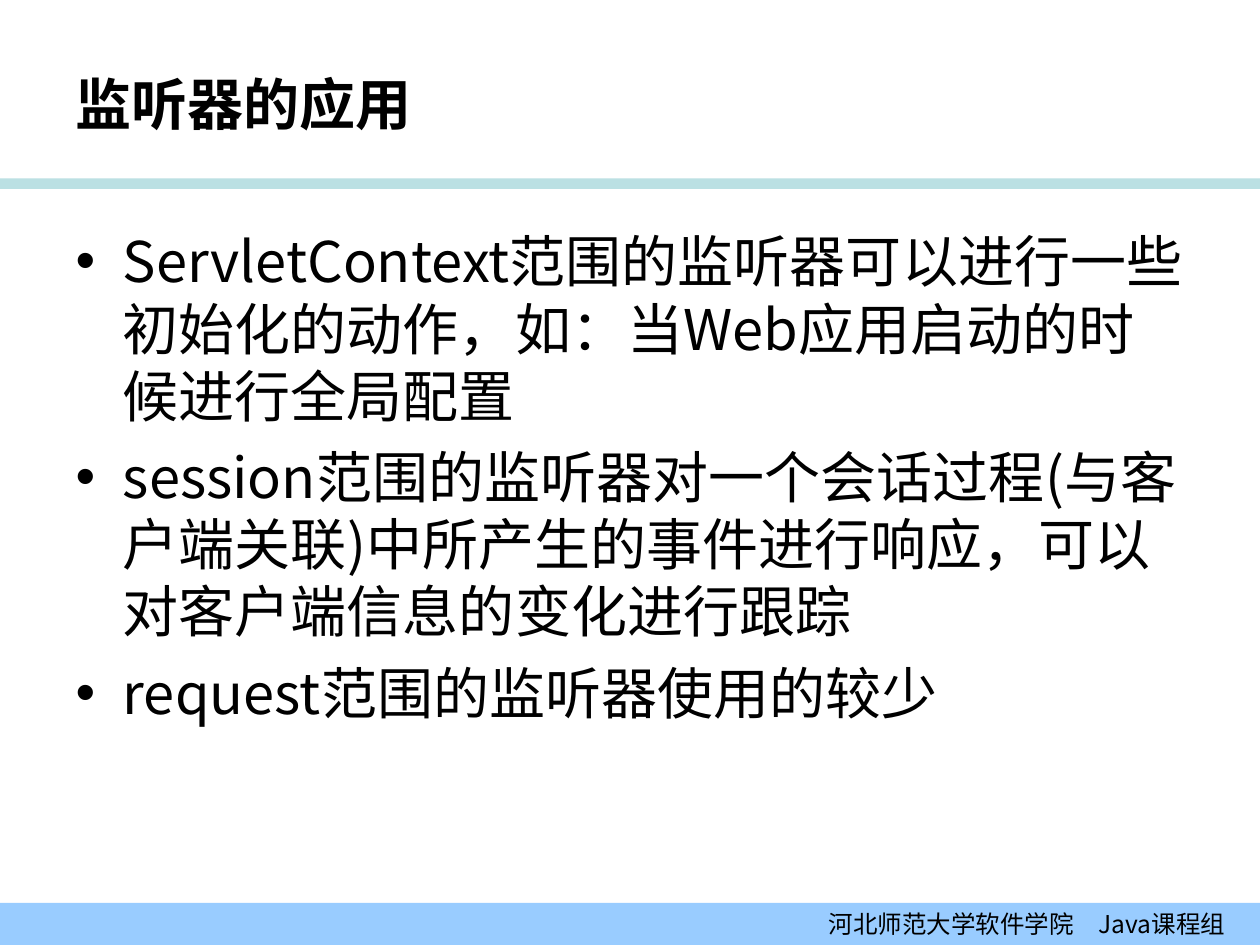
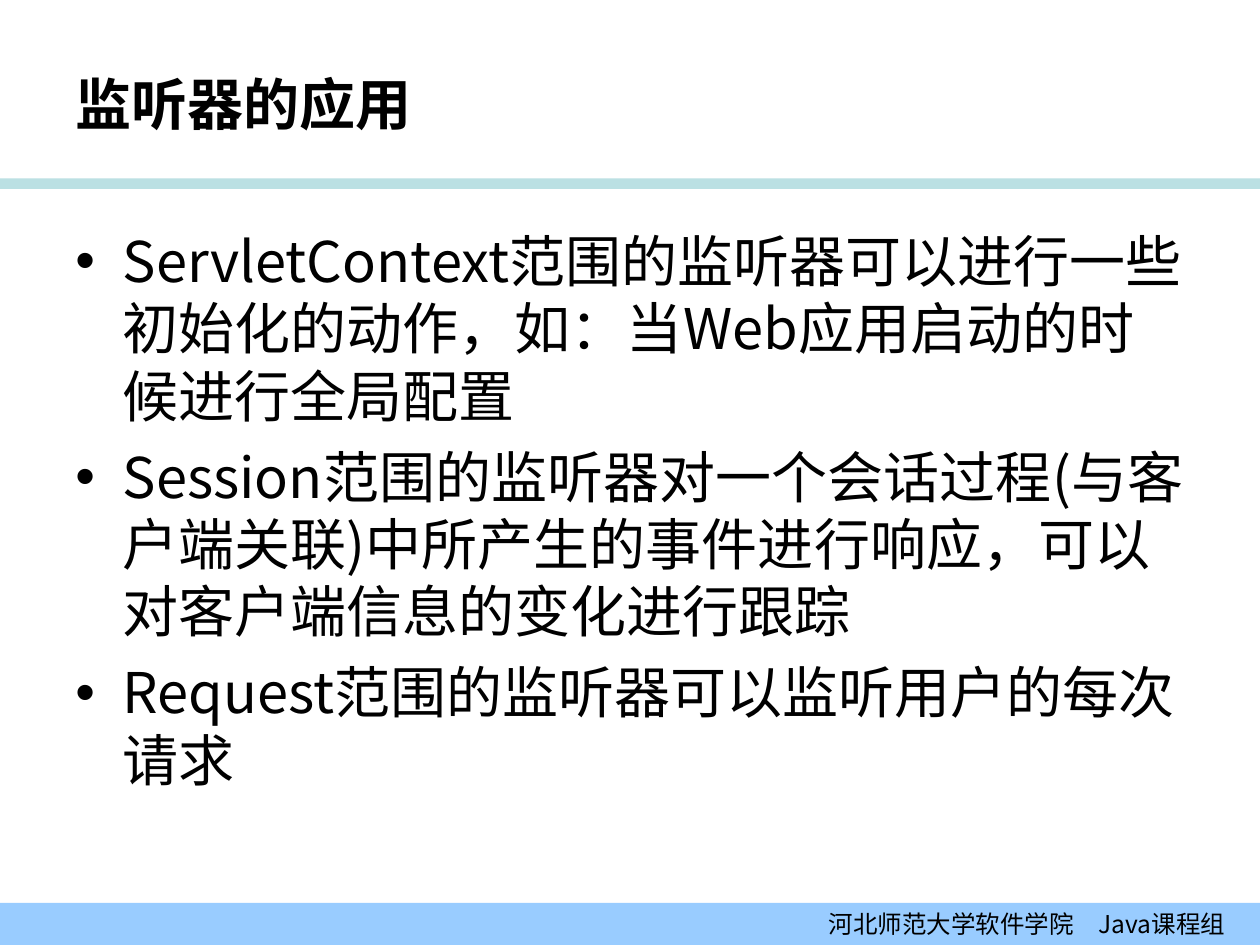
Before and after one commit to edu2act/course-JavaEE, a slide deck: slide 29 of 课程PPT/02-02_监听器.ppt. Drawn at 1260x945 pixels with LibreOffice and Linux fonts; fonts in the diff are those of the drawing; background and template pictures are left out. Boxes give left, top, right and bottom in pixels: in the first picture for what was removed or moved away, otherwise in the second. Text is boxed around its words. In the diff, an @@ line names an element or a change of style, - is before the commit and + after.

```diff
--- a/课程PPT/02-02_监听器.ppt
+++ b/课程PPT/02-02_监听器.ppt
@@ text at (x1=123, y1=450, x2=1183, y2=637): text changed @@
-• session范围的监听器对一个会话过程(与客户端关联)中所产生的事件进行响应，可以对客户端信息的变化进行跟踪
-• request范围的监听器使用的较少
+• Session范围的监听器对一个会话过程(与客户端关联)中所产生的事件进行响应，可以对客户端信息的变化进行跟踪
+• Request范围的监听器可以监听用户的每次请求
```
Also in this commit, not shown: 11 other slides changed, 1 slide added, 1 slide removed, 23 other files.
